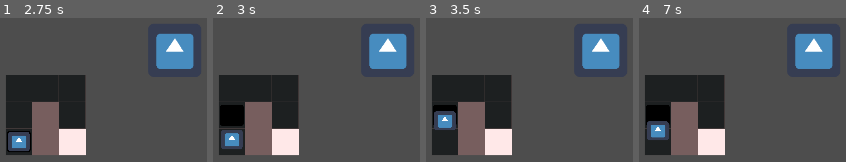
Above: before the commit, frames 1-4 (left to right).
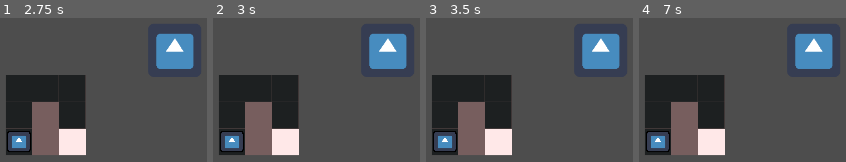
Above: after the commit, the same moments.

Repository: kin-ark/X_0
Game: Godot game, scene res://level.tscn
Same seed, same stepped clock (60 frames per second), same inputs: the game is played once before the commit and once after it. The engine's default icon, where the game draws it, is replaced by a stand-in: a white triangle on a blue panel in a dark square.
Inputs:
- Up to frame 1 (2.75 s): tap Enter at 0.5, 2 s; hold D (right) 0.53-1.28 s; tap Space at 1.25 s; hold S (down) 1.28-2.03 s; hold D (right) from 2.03 s (still down)
- Up to frame 2 (3 s): tap Space at 2.75 s; release D (right) at 2.78 s; hold W (up) from 2.78 s (still down)
- Up to frame 3 (3.5 s): keep holding W (up)
- Up to frame 4 (7 s): release W (up) at 3.53 s; hold A (left) 3.53-5.03 s; tap Enter at 4.25 s; tap Space at 5 s; hold S (down) 5.03-5.78 s; hold D (right) 5.78-6.53 s; hold W (up) from 6.53 s (still down)

Frame 1 is identical in both runs. In frame 2, 2.5% of the frame differs, in the area x 3-15%, y 60-94%; in frame 3, 3.6%; in frame 4, 3.5%.

Commit message:
refactor: game state

Diff:
--- /dev/null
+++ b/Skills/base_skill.gd
@@ -0,0 +1,2 @@
+extends Node2D
+class_name BaseSkill
--- /dev/null
+++ b/Skills/jump.gd
@@ -0,0 +1,13 @@
+extends BaseSkill
+
+# Called when the node enters the scene tree for the first time.
+func _ready() -> void:
+	pass # Replace with function body.
+
+
+# Called every frame. 'delta' is the elapsed time since the previous frame.
+func _process(delta: float) -> void:
+	pass
+
+func use():
+	print("asu")
--- /dev/null
+++ b/enemy_chase.gd
@@ -0,0 +1,29 @@
+extends Node2D
+@onready var tile_map_layer: TileMapLayer = $TileMapLayer
+@onready var player: Player = $Player
+
+@onready var stage_manager: Node2D = $"../StageManager"
+
+var current_path: Array[Vector2i]
+
+func _unhandled_input(event: InputEvent) -> void:
+	var player_position = player.global_position
+	if event.is_action_pressed("left_eye"):
+		var is_walkable = tile_map_layer.is_point_walkable(player_position)
+		if is_walkable:
+			#print("yea")
+			current_path = tile_map_layer.astar.get_id_path(
+				tile_map_layer.local_to_map(global_position),
+				tile_map_layer.local_to_map(player_position)
+			).slice(1)
+
+			if current_path.is_empty(): return
+
+			var target_position = tile_map_layer.map_to_local(current_path.front())
+			var tween = get_tree().create_tween().set_trans(Tween.TRANS_SINE)
+			tween.tween_property(self, "global_position", target_position, 1)
+
+			if current_path.size() == 1:
+				tween.tween_callback(stage_manager.fail)
+			#print(current_path)
+			#print(current_path)
--- a/player.gd
+++ b/player.gd
@@ -10,16 +10,17 @@
 
 # Called every frame. 'delta' is the elapsed time since the previous frame.
 func _process(delta: float) -> void:
-	if is_moving:
-		return
-	if Input.is_action_pressed("up"):
-		_move(Vector2.UP)
-	elif Input.is_action_pressed("down"):
-		_move(Vector2.DOWN)
-	elif Input.is_action_pressed("left"):
-		_move(Vector2.LEFT)
-	elif Input.is_action_pressed("right"):
-		_move(Vector2.RIGHT)
+	if StageManager.game_state == StageManager.GAME_STATE.PLAY:
+		if is_moving:
+			return
+		if Input.is_action_pressed("up"):
+			_move(Vector2.UP)
+		elif Input.is_action_pressed("down"):
+			_move(Vector2.DOWN)
+		elif Input.is_action_pressed("left"):
+			_move(Vector2.LEFT)
+		elif Input.is_action_pressed("right"):
+			_move(Vector2.RIGHT)
 
 func _set_is_moving(val):
 	is_moving = val
--- a/project.godot
+++ b/project.godot
@@ -14,6 +14,10 @@
 run/main_scene="res://level.tscn"
 config/features=PackedStringArray("4.3")
 config/icon="res://icon.png"
+
+[autoload]
+
+StageManager="*res://stage_manager.gd"
 
 [display]
 
--- a/skill_manager.gd
+++ b/skill_manager.gd
@@ -1,11 +1,24 @@
 extends Node
+const Jump = preload("res://Skills/jump.gd")
+var skill_1: BaseSkill = null
+var skill_2: BaseSkill = null
+
 
 
 # Called when the node enters the scene tree for the first time.
 func _ready() -> void:
-	pass # Replace with function body.
+	skill_1 = Jump.new() # Replace with function body.
 
 
 # Called every frame. 'delta' is the elapsed time since the previous frame.
 func _process(delta: float) -> void:
-	pass
+	if StageManager.game_state == StageManager.GAME_STATE.PLAY:
+		if Input.is_action_just_pressed("left_eye"):
+			if skill_1:
+				StageManager.game_state = StageManager.GAME_STATE.SKILL_USE
+				skill_1.use()
+
+	# coba main
+	elif StageManager.game_state == StageManager.GAME_STATE.SKILL_SELECT:
+		if Input.is_action_just_pressed("left_eye"):
+			StageManager.game_state = StageManager.GAME_STATE.PLAY
--- a/stage_manager.gd
+++ b/stage_manager.gd
@@ -3,12 +3,23 @@
 var move_count = 0
 var time_elapsed = 0
 var is_stopped = false
+var tile_map_layer: TileMapLayer = null
 
+enum GAME_STATE {SKILL_SELECT, PLAY, SKILL_USE, END}
+
+var game_state: GAME_STATE = GAME_STATE.SKILL_SELECT
 
 # Called when the node enters the scene tree for the first time.
 func _ready() -> void:
-	pass # Replace with function body.
+	if get_tree().current_scene:
+		var node = get_tree().current_scene.get_node("TileMapLayer")
+		if node:
+			tile_map_layer = node
+		else:
+			print("Node not found")
 
+	else:
+		print("No current scene!")
 
 # Called every frame. 'delta' is the elapsed time since the previous frame.
 func _process(delta: float) -> void:
